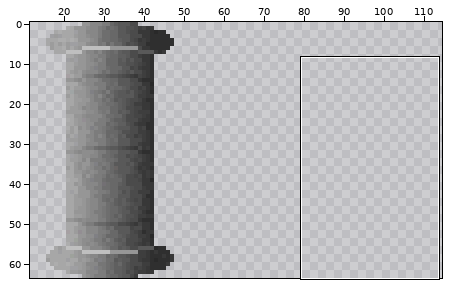
A sprite sheet gets an edit: src/assets/sprites.png. The first picture is a wide view before the edit; the outline marks the close-up.
Close-up. Before the edit:
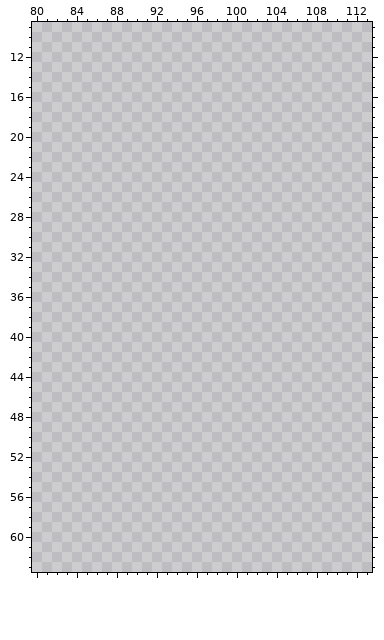
The file is 256x64 pixels. Colours within 5 levels of each other are drawn and written as one. Shown: x 80..113, y 9..63. The wide view leaves out empty margins.
Once edited:
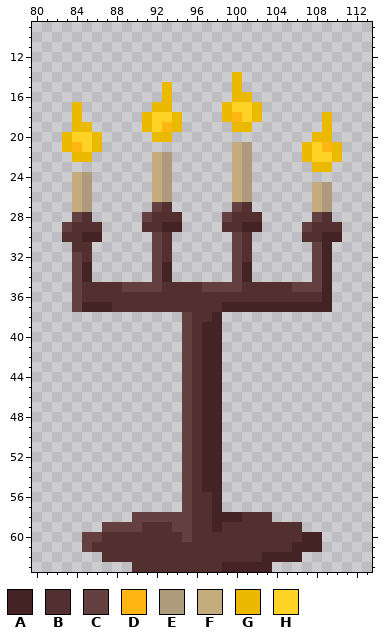
Palette (. is transparent): A #432323  B #523030  C #654040  D #ffb613  E #ad9b7b  F #c4ac7c  G #ebba00  H #ffd226
The author wrote: Added new candle-stand sprite
Changes in this commit:
@@ x 80..113 @@
 13 ..................................
-14 ..................................
-15 ..................................
-16 ..................................
-17 ..................................
-18 ..................................
-19 ..................................
-20 ..................................
-21 ..................................
-22 ..................................
-23 ..................................
-24 ..................................
-25 ..................................
-26 ..................................
-27 ..................................
-28 ..................................
-29 ..................................
-30 ..................................
-31 ..................................
-32 ..................................
-33 ..................................
-34 ..................................
-35 ..................................
-36 ..................................
-37 ..................................
-38 ..................................
-39 ..................................
-40 ..................................
-41 ..................................
-42 ..................................
-43 ..................................
-44 ..................................
-45 ..................................
-46 ..................................
-47 ..................................
-48 ..................................
-49 ..................................
-50 ..................................
-51 ..................................
-52 ..................................
-53 ..................................
-54 ..................................
-55 ..................................
-56 ..................................
-57 ..................................
-58 ..................................
-59 ..................................
-60 ..................................
-61 ..................................
-62 ..................................
-63 ..................................
+14 ....................G.............
+15 .............G......G.............
+16 .............G......GG............
+17 ....G.......GG.....GHHG...........
+18 ....G......GHHG....GDHG......G....
+19 ....GG.....GHDG.....GG.......G....
+20 ...GHHG.....GG..............GG....
+21 ...GDHG.............FE.....GHDG...
+22 ....GG......FE......FE.....GHHG...
+23 ............FE......FE......GG....
+24 ....FE......FE......FE............
+25 ....FE......FE......FE......FE....
+26 ....FE......FE......FE......FE....
+27 ....FE......CB......CB......FE....
+28 ....CB.....CBBB....CBBB.....CB....
+29 ...CBBB....BBAA....BBAA....CBBB...
+30 ...BBAA.....CB......CB.....BBAA...
+31 ....BB......CB......CB......CA....
+32 ....CB......CB......CB......CA....
+33 ....CA......CA......CA......CA....
+34 ....CA......CA......CA......CA....
+35 ....CBBBBCCCCBBBBCCCCBBBBBCCCA....
+36 ....CBBBBBBBBBBBBBBBBBBBBBBBBA....
+37 ....CAAABBBBBBBBBBBAAAAAAAAAAA....
+38 ...............CBBA...............
+39 ...............CBAA...............
+40 ...............CBAA...............
+41 ...............CBAA...............
+42 ...............CBAA...............
+43 ...............CBAA...............
+44 ...............CBAA...............
+45 ...............CBAA...............
+46 ...............CBAA...............
+47 ...............CBAA...............
+48 ...............CBAA...............
+49 ...............CBAA...............
+50 ...............CBAA...............
+51 ...............CBAA...............
+52 ...............CBAA...............
+53 ...............CBAA...............
+54 ...............CBAA...............
+55 ...............CBAA...............
+56 ...............CBBA...............
+57 ...............CBBA...............
+58 ..........CCCCCCBBAAABBB..........
+59 .......CCCCBBBCCBBABBBBBBBB.......
+60 .....CCBBBBBBBBCBBBBBBBBBBBAA.....
+61 .....CBBBBBBBBBBBBBBBBBBBBAAA.....
+62 .......BBBBBBBBBBBBBBBBAAAA.......
+63 ..........BBBBBBBBBAAAAA..........
Boxes around the changes in both close-ups, in picture pixels (x1, y1, x2, y2):
added: (62, 72, 342, 572)
